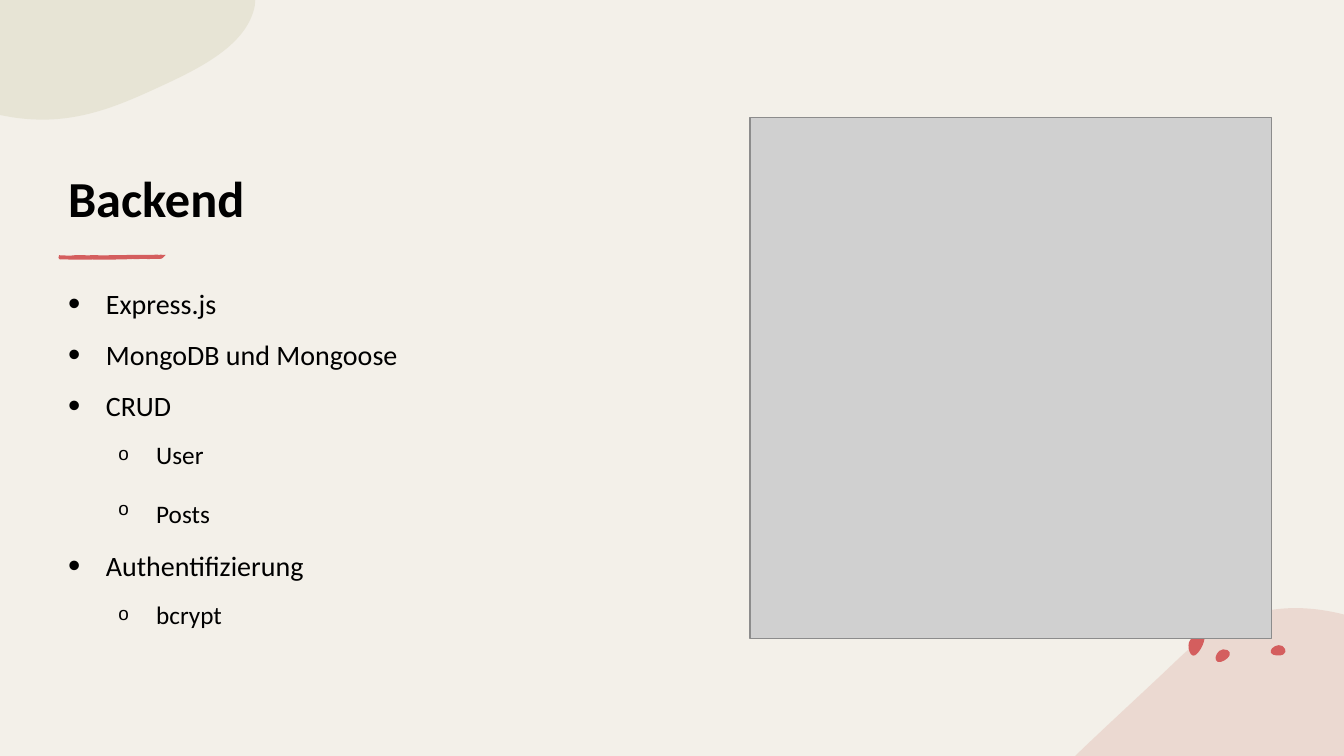
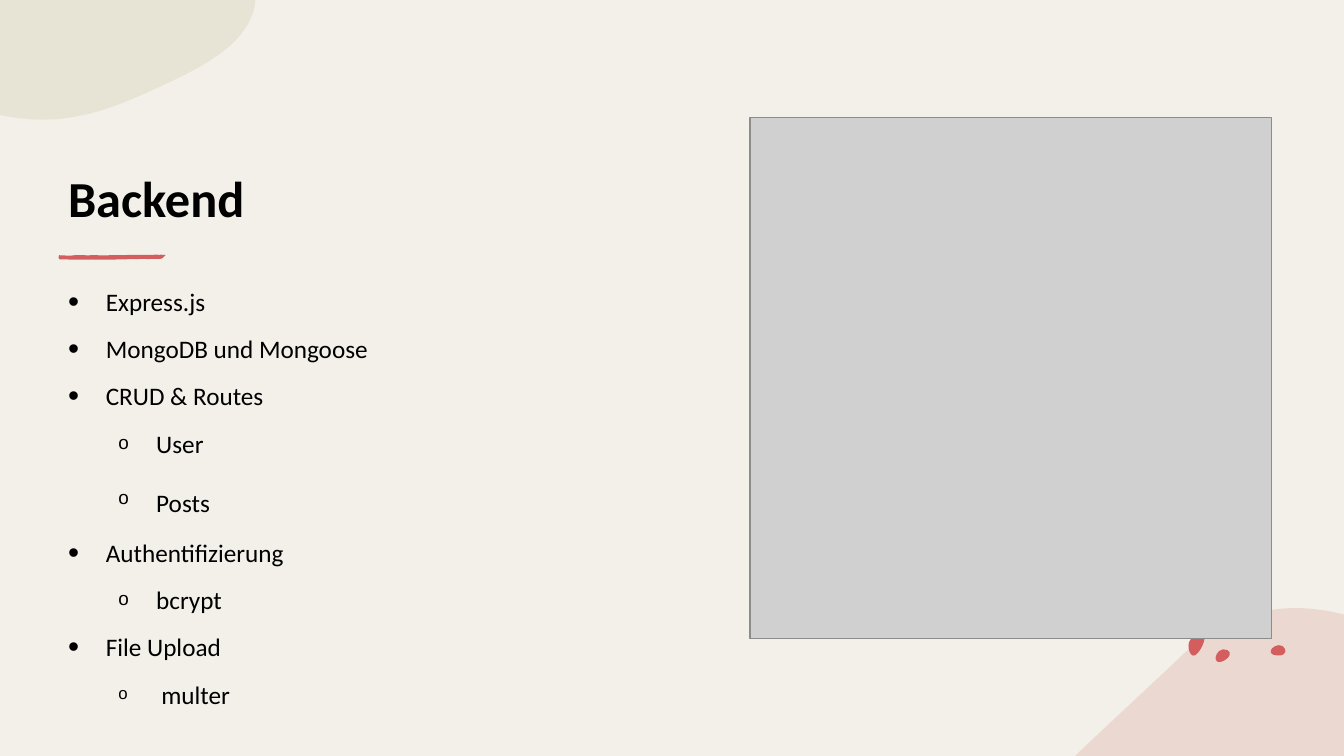
Before and after one commit to simonstreuli/Abschlussprojekt, a slide deck: slide 8 of documents/LinkUpPraesentation.pptx (slide 7 before the commit). Drawn at 1344x756 pixels with LibreOffice and Linux fonts; fonts in the diff are those of the drawing; grey boxes stand for pictures. Boxes give left, top, right and bottom in pixels: in the first picture for what was removed or moved away, otherwise in the second. Text is boxed around its words. In the diff, an @@ line names an element or a change of style, - is before the commit and + after.

```diff
--- a/documents/LinkUpPraesentation.pptx
+++ b/documents/LinkUpPraesentation.pptx
@@ text at (106, 293, 368, 567): size 20 to 18 pt in "Express.js", "MongoDB und Mongoose", "Authentifizierung" @@
@@ text at (106, 388, 263, 405): text changed; size 20 to 18 pt @@
-• CRUD
+• CRUD & Routes
@@ text at (106, 638, 230, 704): paragraphs added @@
+    • File Upload
+        o multer
```
Also in this commit, not shown: 5 other slides changed, 1 slide added, 15 other files.
